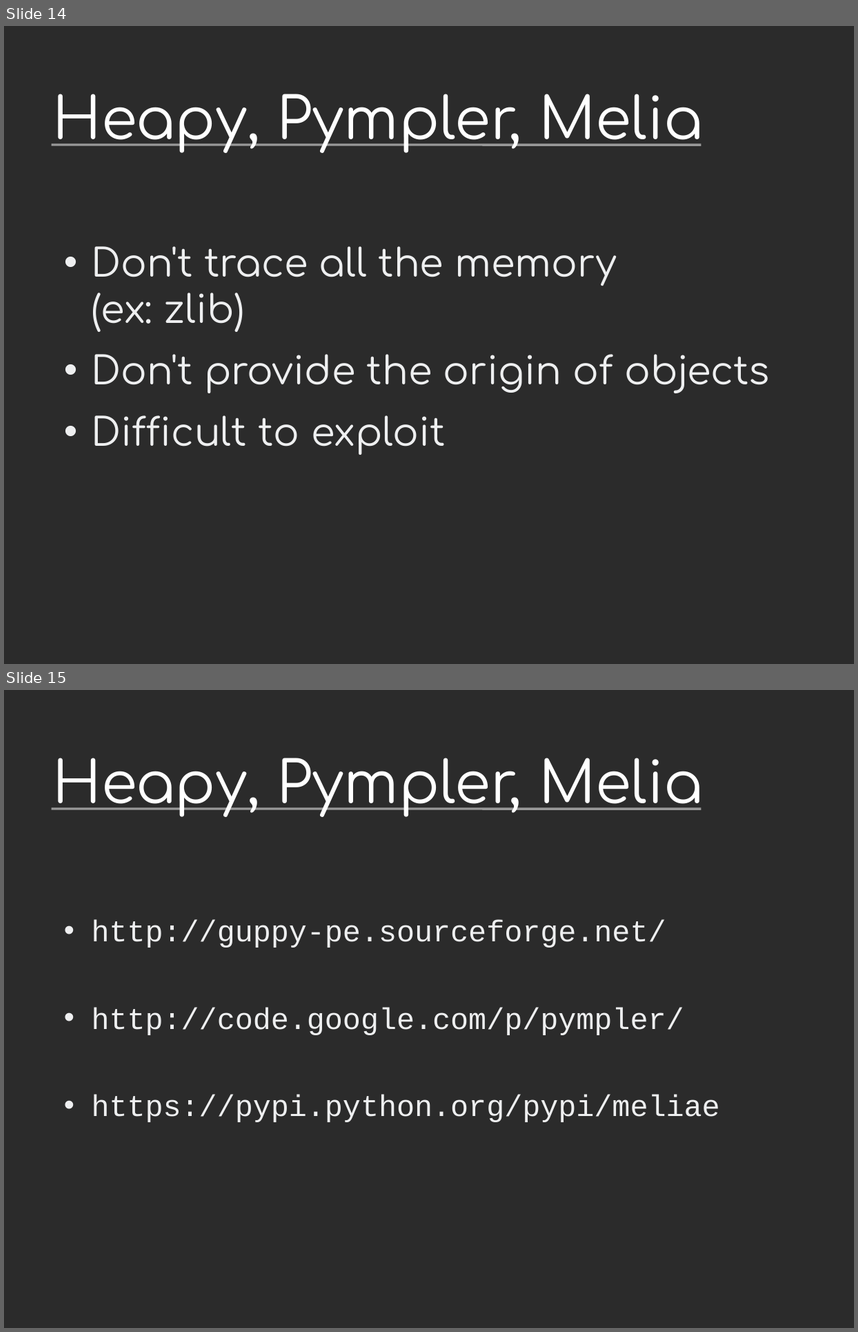
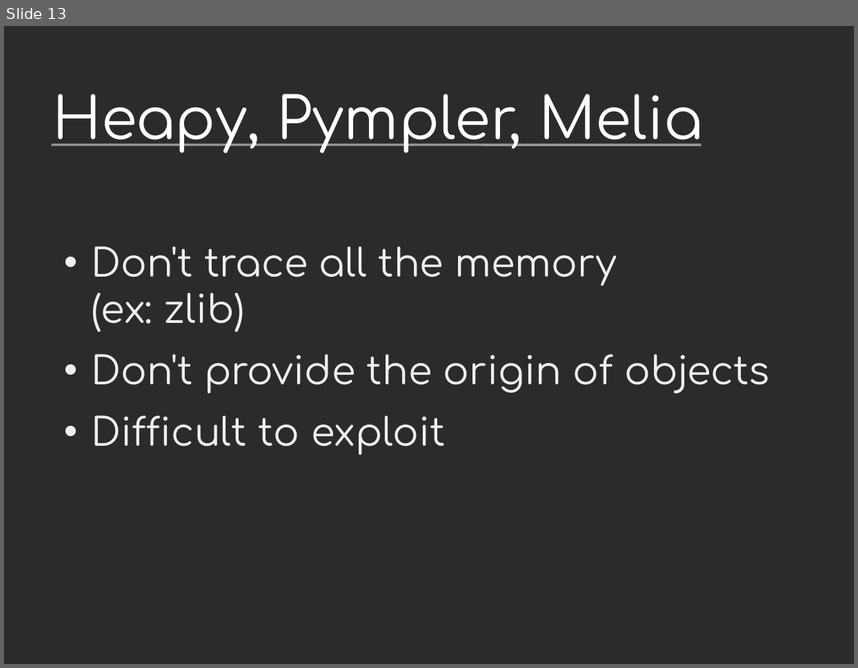
Before and after one commit to vstinner/talks, a slide deck: 2014-Pycon-Montreal/tracemalloc.odp. Shown one above the other, each under a label of ours: slides 14 and 15 before the commit, slide 13 after it. The pictures are 858x1332 and 858x668 pixels, drawn with LibreOffice and Linux fonts; fonts in the diff are those of the drawing; background and template pictures are left out; a plain dark background stands for a picture behind light text. Boxes give left, top, right and bottom in pixels: in the first picture for what was removed or moved away, otherwise in the second. Text is boxed around its words. In the diff, an @@ line names an element or a change of style, - is before the commit and + after.

```diff
--- a/2014-Pycon-Montreal/tracemalloc.odp
+++ b/2014-Pycon-Montreal/tracemalloc.odp
@@ slide 15 removed at <box>4,690,854,1328</box>, background picture (left out); not listed: 1 template element that a slide beside it also shows @@
@@ title removed at <box>53,758,703,817</box> @@
-Heapy, Pympler, Melia
@@ text removed at <box>92,920,720,1122</box> @@
-• http://guppy-pe.sourceforge.net/
-• http://code.google.com/p/pympler/
-• https://pypi.python.org/pypi/meliae
@@ what was slide 14 is now slide 13 @@
```
Also in this commit, not shown: 7 slides changed, 3 slides added, 6 other slides removed.
